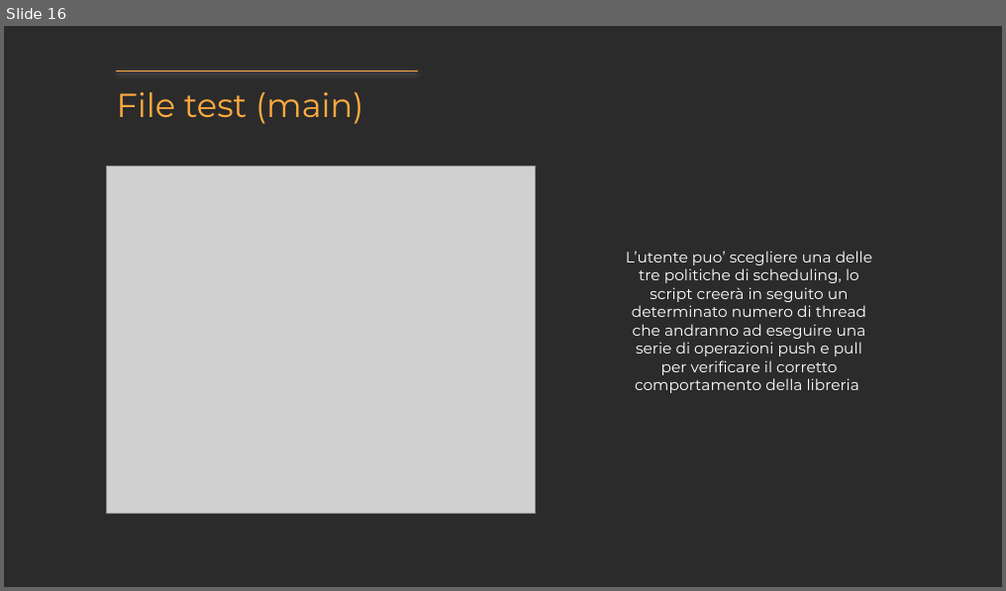
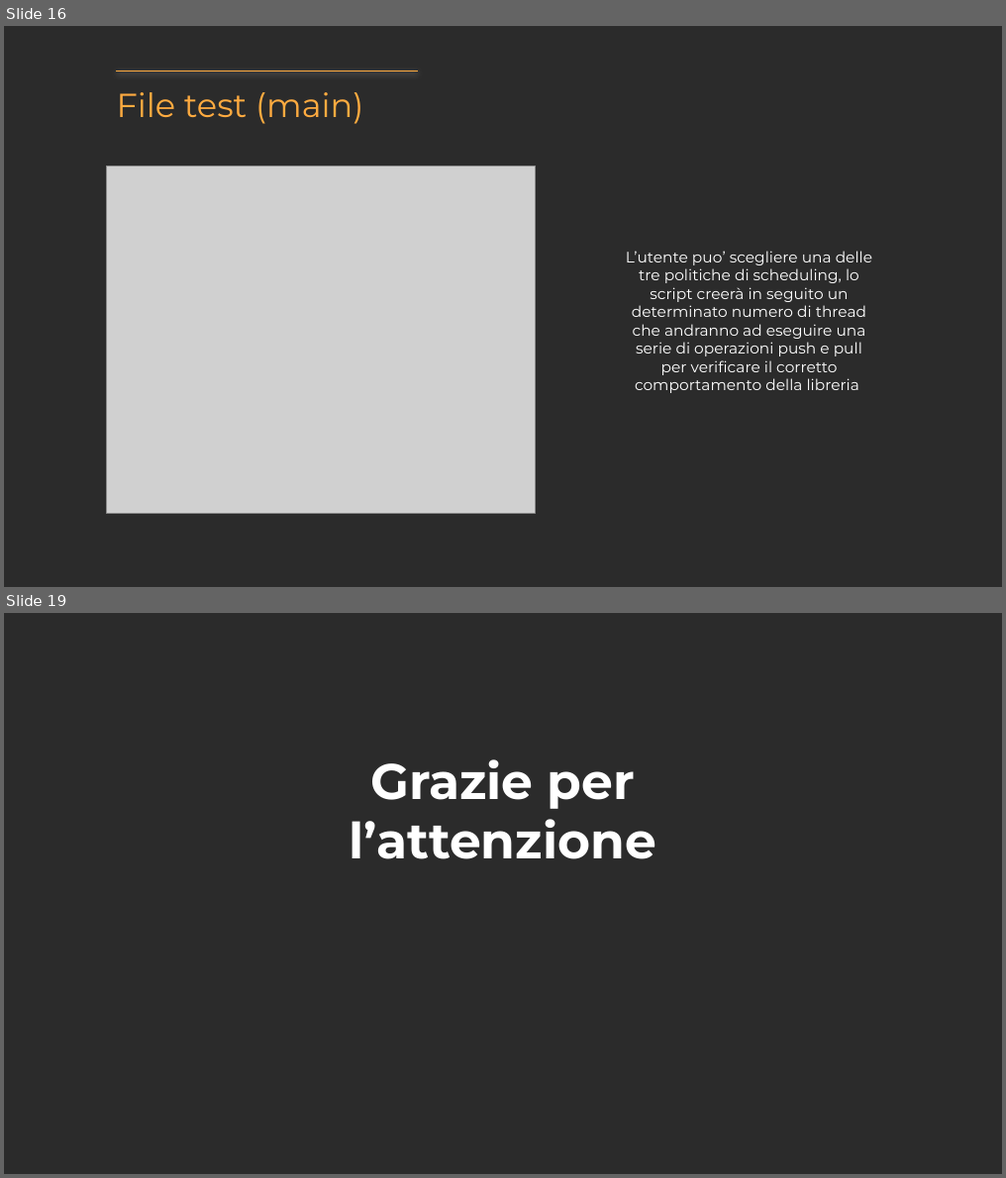
Before and after one commit to StJayy/RTESproject, a slide deck: presentation.pptx. Shown one above the other, each under a label of ours: slide 16 before the commit, slides 16 and 19 after it; the slides between them are not shown. The pictures are 1006x591 and 1006x1178 pixels, drawn with LibreOffice and Linux fonts; fonts in the diff are those of the drawing; grey boxes stand for pictures; background and template pictures are left out; a plain dark background stands for a picture behind light text. Boxes give left, top, right and bottom in pixels: in the first picture for what was removed or moved away, otherwise in the second. Text is boxed around its words. In the diff, an @@ line names an element or a change of style, - is before the commit and + after.

```diff
--- a/presentation.pptx
+++ b/presentation.pptx
@@ slide 19 added at bbox=[4, 613, 1002, 1174], background picture (left out) @@
@@ title added at bbox=[350, 760, 656, 860], 36 pt, text #FFFFFF, bold @@
+Grazie per l’attenzione
```
Also in this commit, not shown: 3 slides changed, 6 other files.
